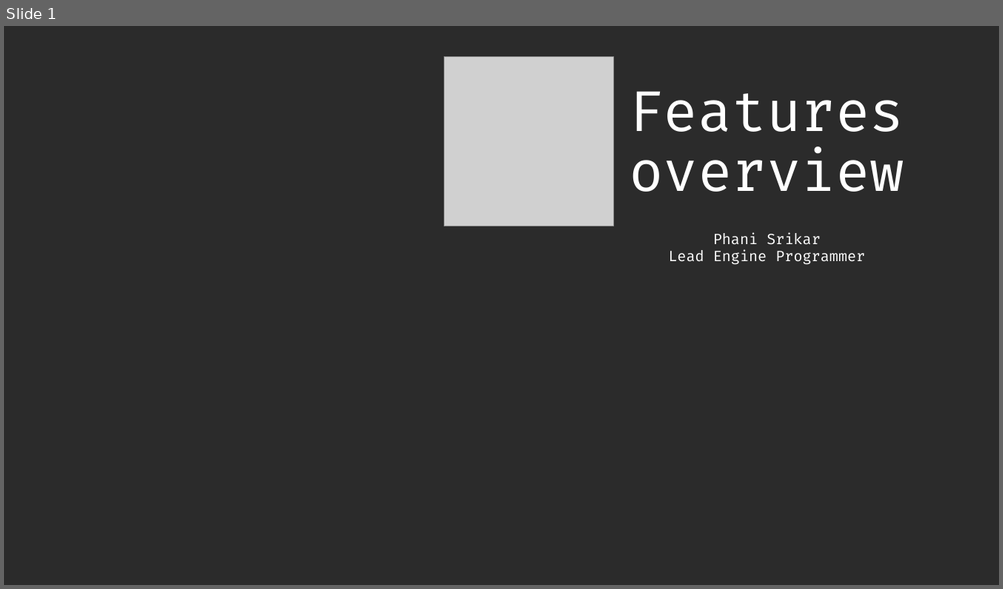
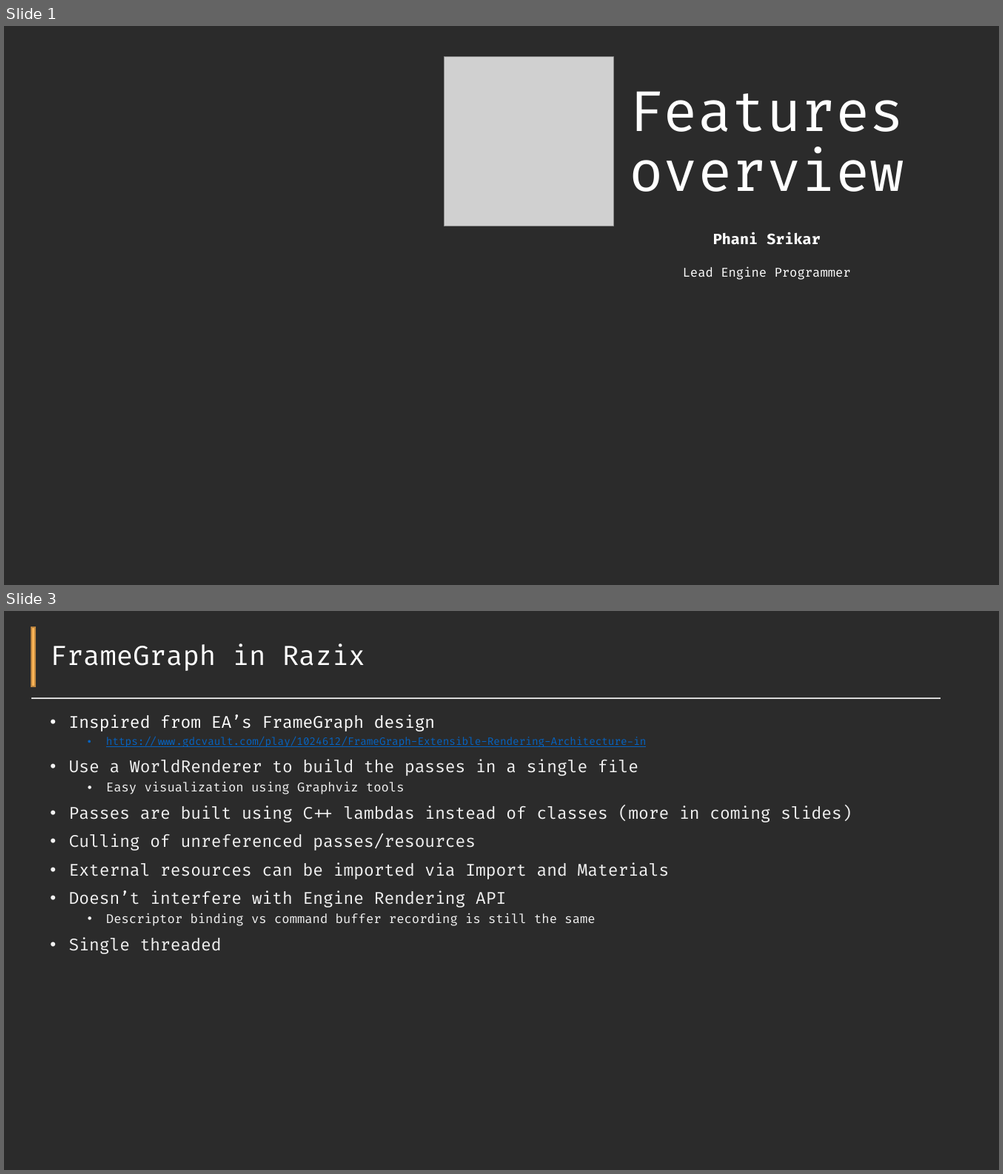
Before and after one commit to Pikachuxxxx/Razix, a slide deck: Docs/Features overview.pptx. Shown one above the other, each under a label of ours: slide 1 before the commit, slides 1 and 3 after it; the slides between them are not shown. The pictures are 1003x589 and 1003x1174 pixels, drawn with LibreOffice and Linux fonts; fonts in the diff are those of the drawing; grey boxes stand for pictures; background and template pictures are left out; a plain dark background stands for a picture behind light text. Boxes give left, top, right and bottom in pixels: in the first picture for what was removed or moved away, otherwise in the second. Text is boxed around its words. In the diff, an @@ line names an element or a change of style, - is before the commit and + after.

```diff
--- a/Docs/Features overview.pptx
+++ b/Docs/Features overview.pptx
@@ slide 3 added at (4,611,999,1170), background picture (left out) @@
@@ rectangle added at (31,627,35,687), fill #FFB556, outline #BD8640 1 pt @@
@@ title added at (50,644,365,671), 26 pt, text #FFFFFF @@
+FrameGraph in Razix
@@ line added from (31, 698) to (940, 698), #D9D9D9 1.5 pt @@
@@ text added at (69,715,851,954), 16 pt, text #F2F2F2 @@
+• Inspired from EA’s FrameGraph design
+  • https://www.gdcvault.com/play/1024612/FrameGraph-Extensible-Rendering-Architecture-in
+• Use a WorldRenderer to build the passes in a single file
+  • Easy visualization using Graphviz tools
+• Passes are built using C++ lambdas instead of classes (more in coming slides)
+• Culling of unreferenced passes/resources
+• External resources can be imported via Import and Materials
+• Doesn’t interfere with Engine Rendering API
+  • Descriptor binding vs command buffer recording is still the same
+• Single threaded
@@ slide 1 changed as well @@
@@ text "Phani Srikar" at (683,232,851,280): bold on in "Phani Srikar"; size 14 to 12 pt in "Lead Engine Programmer" @@
```
Also in this commit, not shown: 2 other slides added, 7 other files.
